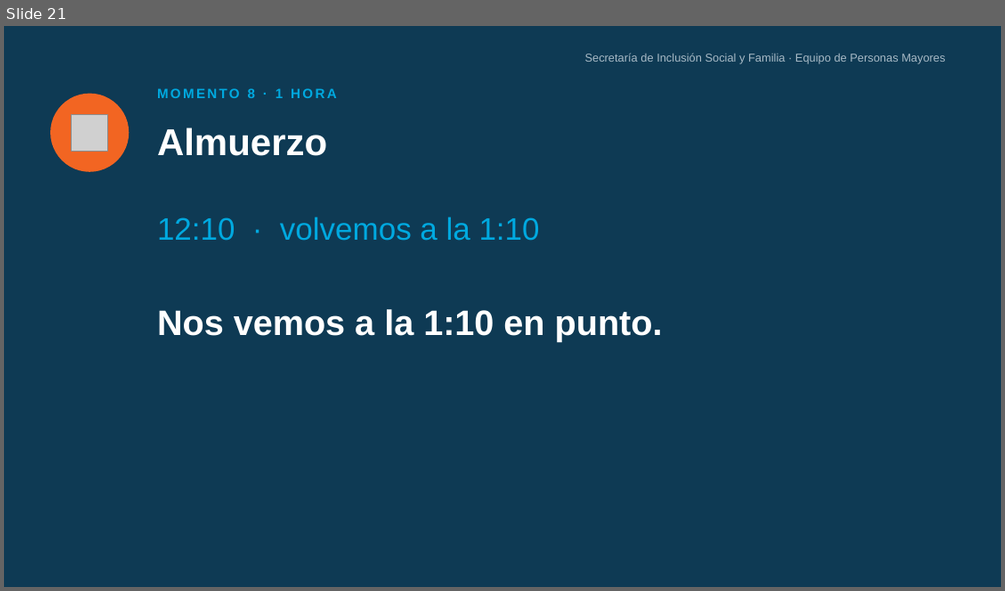
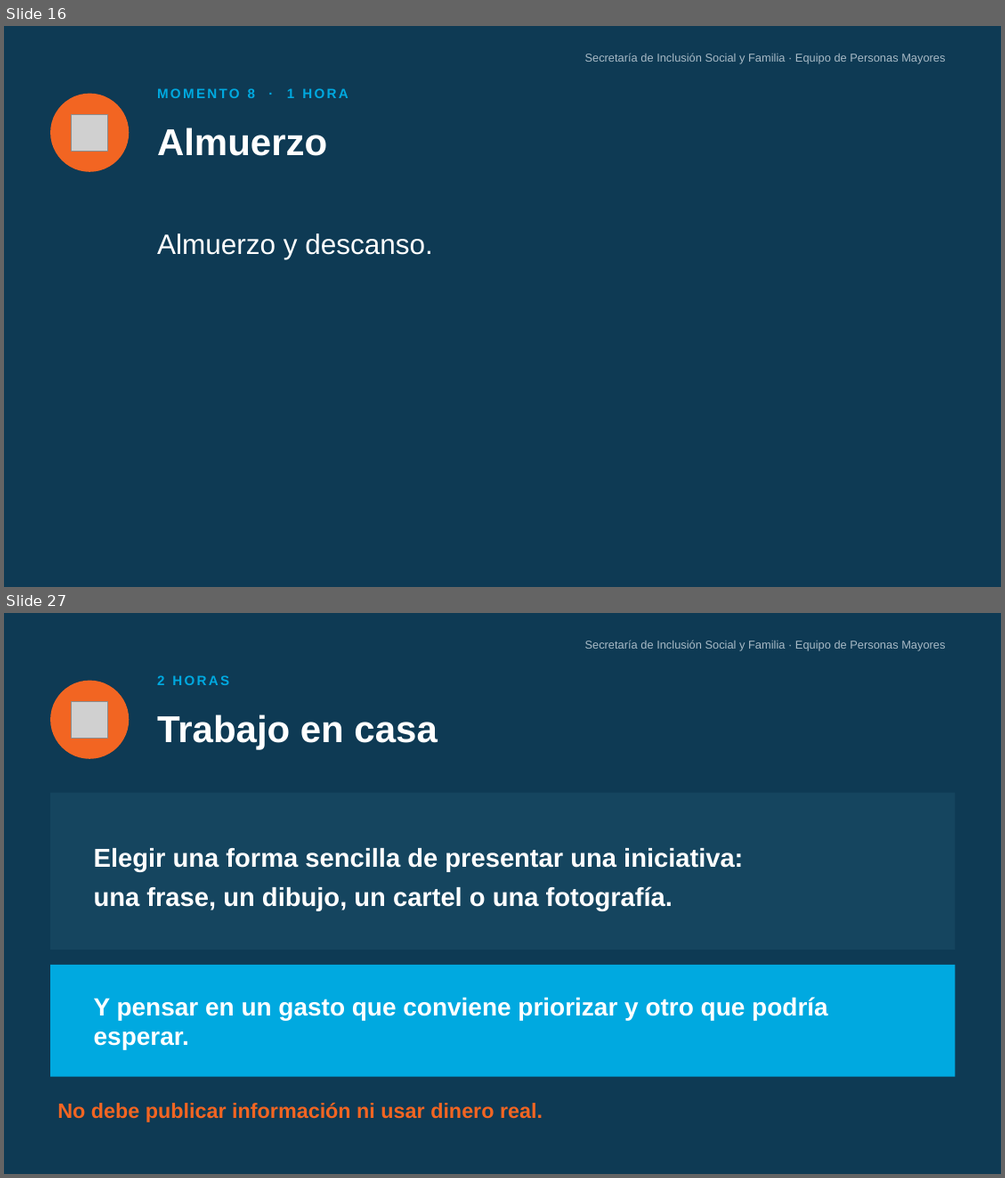
Before and after one commit to alquimia7ia-blip/Alquimia, a slide deck: docs/proyectos/personas-mayores/PPT_Sesion_5_Tecnologia_y_Dinero.pptx. Shown one above the other, each under a label of ours: slide 21 before the commit, slides 16 and 27 after it; the slides between them are not shown. The pictures are 1005x591 and 1005x1178 pixels, drawn with LibreOffice and Linux fonts; fonts in the diff are those of the drawing; grey boxes stand for pictures. Boxes give left, top, right and bottom in pixels: in the first picture for what was removed or moved away, otherwise in the second. Text is boxed around its words. In the diff, an @@ line names an element or a change of style, - is before the commit and + after.

```diff
--- a/docs/proyectos/personas-mayores/PPT_Sesion_5_Tecnologia_y_Dinero.pptx
+++ b/docs/proyectos/personas-mayores/PPT_Sesion_5_Tecnologia_y_Dinero.pptx
@@ slide 27 added at [4,613,1001,1174], background #0E3A54 @@
@@ text added at [585,640,945,651], 11 pt, text #A8BAC6 @@
+Secretaría de Inclusión Social y Familia · Equipo de Personas Mayores
@@ ellipse added at [50,681,129,759], fill #F26522 @@
@@ text added at [157,675,229,685], 13 pt, text #00A9E0, bold @@
+2 HORAS
@@ picture added at [72,701,107,737] @@
@@ text added at [157,714,437,750], 36 pt, text #FFFFFF, bold @@
+Trabajo en casa
@@ rectangle added at [50,793,955,949], fill #15455F @@
@@ text added at [94,848,743,911], 25 pt, text #FFFFFF, bold @@
+Elegir una forma sencilla de presentar una iniciativa:
+una frase, un dibujo, un cartel o una fotografía.
@@ rectangle added at [50,965,955,1077], fill #00A9E0 @@
@@ text added at [94,997,828,1049], 24 pt, text #FFFFFF, bold @@
+Y pensar en un gasto que conviene priorizar y otro que podría esperar.
@@ text added at [57,1103,542,1122], 20 pt, text #F26522, bold @@
+No debe publicar información ni usar dinero real.
@@ what was slide 21 is now slide 16 @@
@@ slide 16 changed as well @@
@@ text "MOMENTO 8 · 1 HORA" rewrapped from [157,88,337,98] to [157,88,348,98] @@
@@ text removed at [157,216,540,240] @@
-12:10 · volvemos a la 1:10
@@ text added at [157,233,433,259], 27 pt, text #FFFFFF @@
+Almuerzo y descanso.
@@ text removed at [157,309,663,342] @@
-Nos vemos a la 1:10 en punto.
```
Also in this commit, not shown: 4 other slides changed, 21 other slides added, 24 slides removed, 1 other file.
